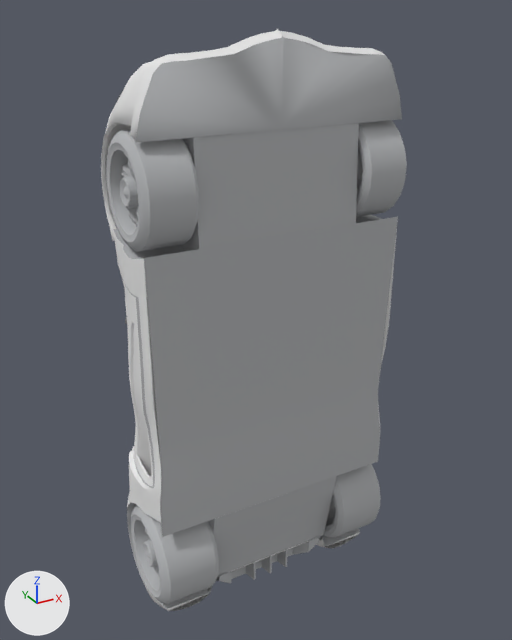
A saved change to the Blender file Assets/teg/Formosa_UE4.blend.
The view is the same before and after, from a 50 mm camera at (-0.0249, -0.0403, 0.0245) aimed at (0.0, 0.0051, 0.0018). The axes (+X, +Y, +Z) are drawn at lower left. The lights are the same throughout.

Names of what the first picture shows: 'Wholecar', 'Wholecar.001'.
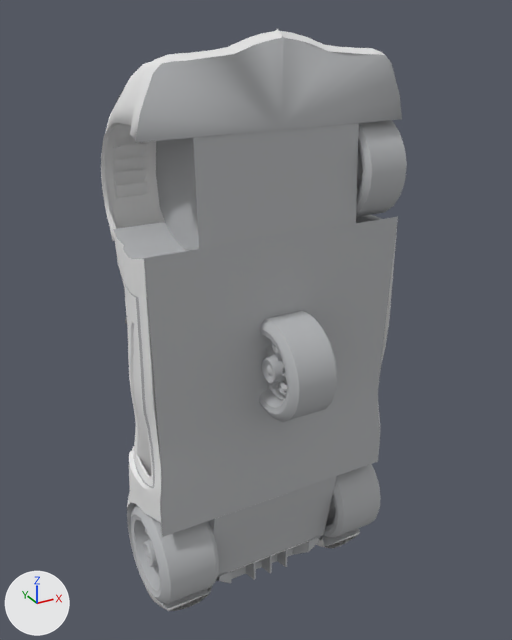
Location of each change, [x1, y1, x2, y2] in pixels of the pictures (512 x 640 px):
```json
{"object": "Wholecar.001", "change": "reshaped", "before": [106, 120, 407, 604], "after": [131, 120, 407, 604], "on screen": "8% narrower"}
{"object": "formosawheel", "change": "added", "after": [258, 311, 337, 422], "faces in mat_tirematerial (its picture is missing)": [258, 311, 337, 422], "faces in mat_vehicleacc (its picture is missing)": [260, 342, 287, 408]}
{"part": 1, "of": "me_wholecar_001", "change": "deleted", "before": [106, 130, 199, 252]}
```

Scene script edits in JSON lines:
```json
{"block": "me_wholecar_001", "where": "# used by ob_wholecar_001; location = (0.0, 0.0, 0.0)"}
{"op": "remove", "block": "me_wholecar_001", "code": "me_wholecar_001.from_pydata(...)  # 3588 vertices, 3532 faces; spans x -0.0109..0.0105, y 0.0..0.0083, z -0.0208..0.0173"}
{"op": "add", "block": "me_wholecar_001", "code": "me_wholecar_001.from_pydata(...)  # 2705 vertices, 2649 faces; spans x -0.0109..0.0105, y 0.0..0.0083, z -0.0208..0.0173"}
{"block": "me_wholecar_001", "change": "me_wholecar_001 part 1: 61 loose pieces with 883 vertices, spanning x -0.0106..-0.0067, y 0.0..0.0078, z 0.0096..0.0173, are deleted"}
{"op": "add", "block": "me_wholecar_002", "code": ["me_wholecar_002 = bpy.data.meshes.new('Wholecar.002')", "me_wholecar_002.from_pydata(...)  # 883 vertices, 883 faces; spans x -0.00192..0.00192, y -0.00387..0.00387, z -0.00387..0.00387", "me_wholecar_002.polygons.foreach_set('use_smooth', [True] * 883)", "# faces by material slot: [503, 380]", "me_wholecar_002.materials.append(mat_vehicleacc)  # its picture is missing", "me_wholecar_002.materials.append(mat_tirematerial)  # its picture is missing"]}
{"op": "add", "block": "ob_formosawheel", "code": ["ob_formosawheel = bpy.data.objects.new('formosawheel', me_wholecar_002)", "ob_formosawheel.location = (0.0, 0.0, 0.0)"]}
```
